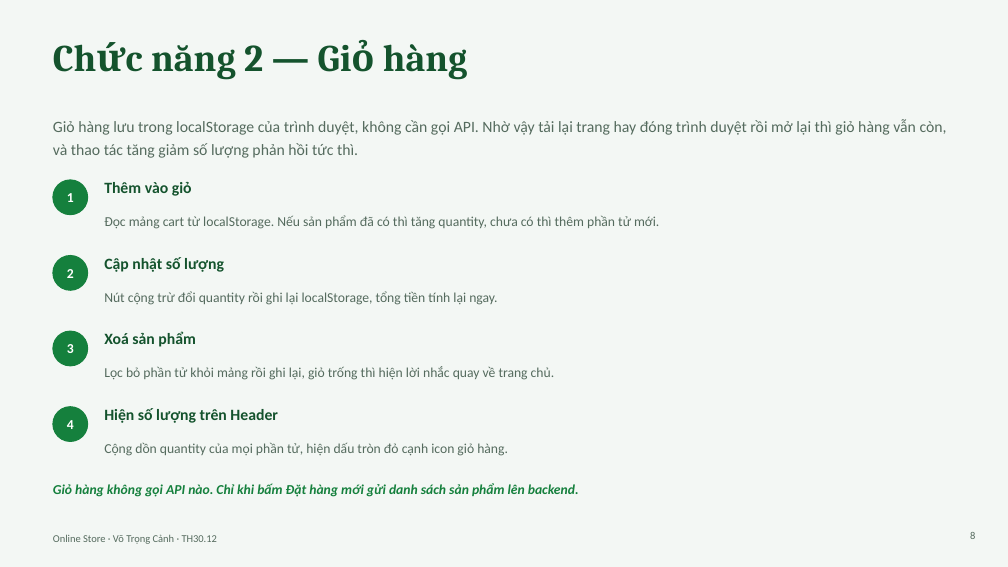
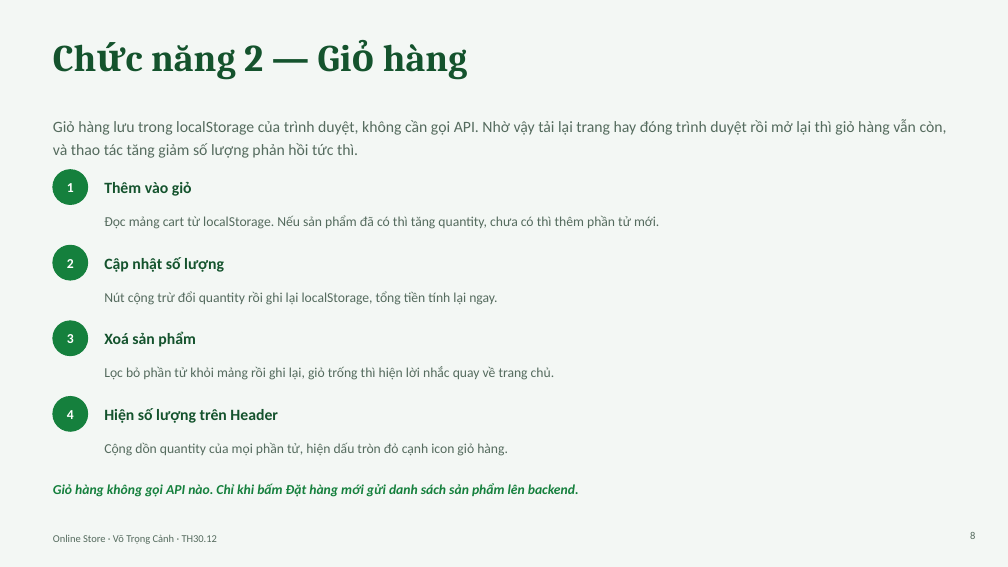
Before and after one commit to canhtrong26-dev/Project-Online-Store, a slide deck: slide 8 of Online-Store-Module-Project.pptx. Drawn at 1008x567 pixels with LibreOffice and Linux fonts; fonts in the diff are those of the drawing. Boxes give left, top, right and bottom in pixels: in the first picture for what was removed or moved away, otherwise in the second. Text is boxed around its words. In the diff, an @@ line names an element or a change of style, - is before the commit and + after.

```diff
--- a/Online-Store-Module-Project.pptx
+++ b/Online-Store-Module-Project.pptx
@@ 4 texts, 4 ellipses: place and size @@
-4 texts, 4 ellipses at box(53, 180, 88, 442)
+4 texts, 4 ellipses at box(53, 170, 88, 432)
```
Also in this commit, not shown: 6 other slides changed, 8 other files.
